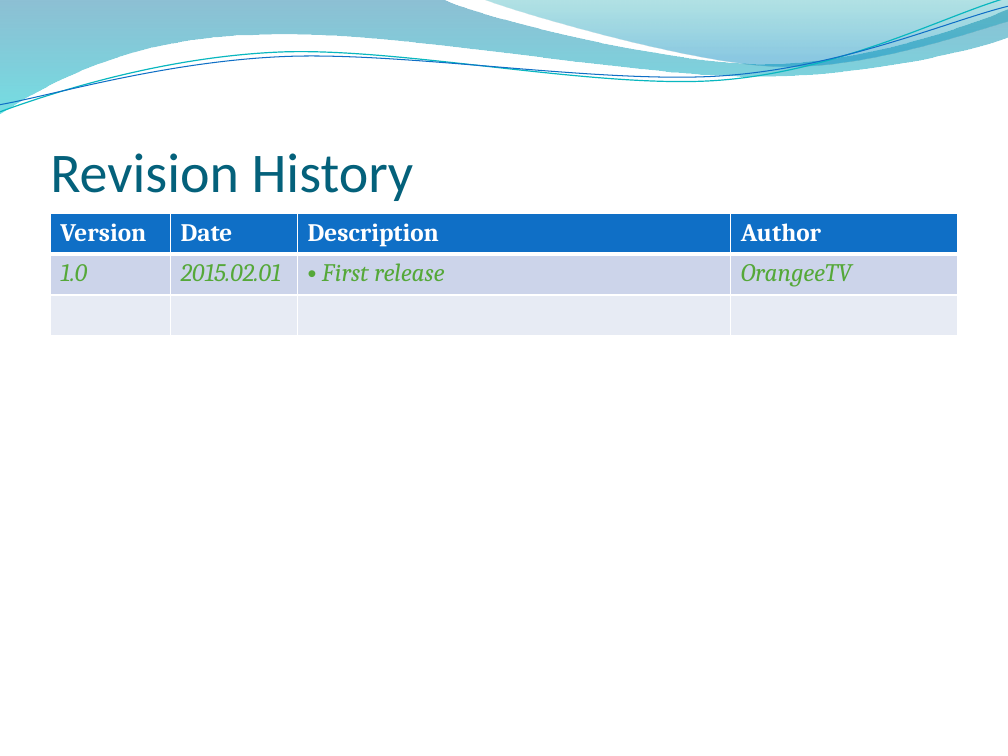
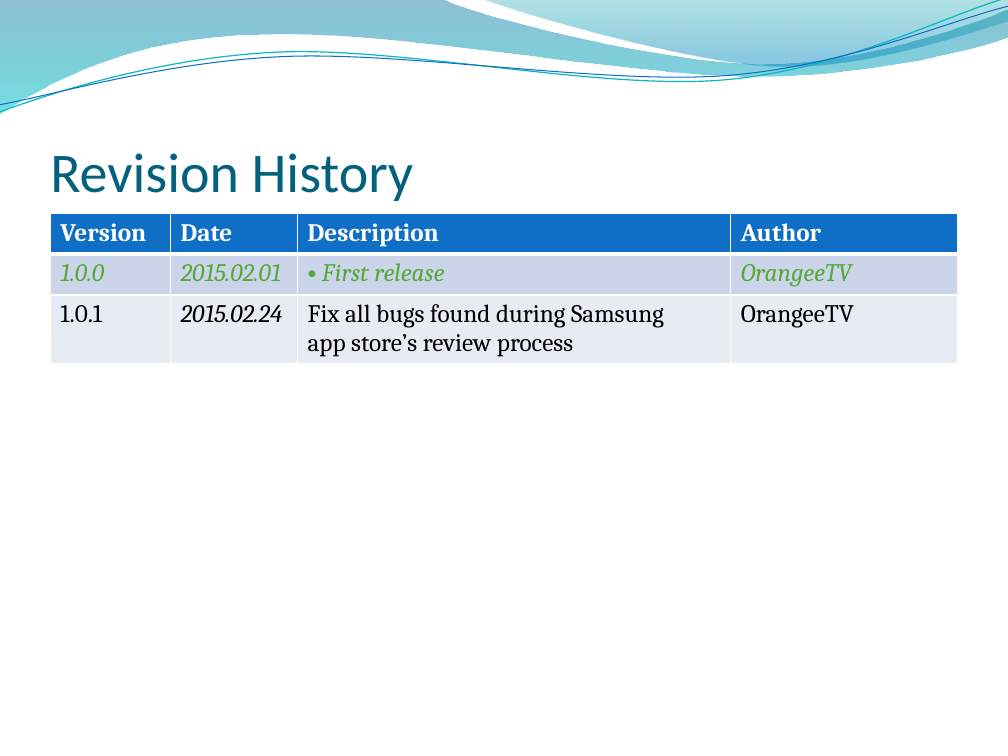
Before and after one commit to mervick/orangeeplayer, a slide deck: slide 2 of docs/App_Description_for_samsung_eng_v.1.42-2.pptx. Drawn at 1008x756 pixels with LibreOffice and Linux fonts; fonts in the diff are those of the drawing; background and template pictures are left out. Boxes give left, top, right and bottom in pixels: in the first picture for what was removed or moved away, otherwise in the second. Text is boxed around its words. In the diff, an @@ line names an element or a change of style, - is before the commit and + after.

Commit message:
update samsung store doc

```diff
--- a/docs/App_Description_for_samsung_eng_v.1.42-2.pptx
+++ b/docs/App_Description_for_samsung_eng_v.1.42-2.pptx
@@ table at <box>50,214,958,366</box> @@
-row 2, column 1: 1.0
+row 2, column 1: 1.0.0
-row 3:  |  |  | 
+row 3: 1.0.1 | 2015.02.24 | Fix all bugs found during Samsung / app store’s review process | OrangeeTV
```
